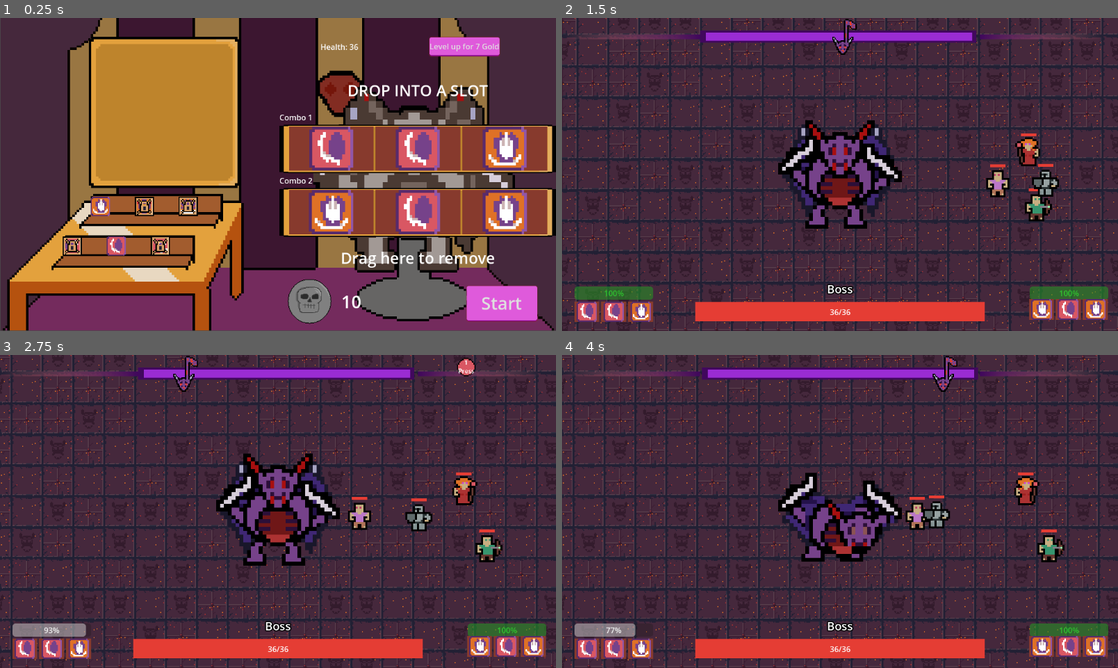
Above: before the commit, frames 1-4 (two rows, left to right).
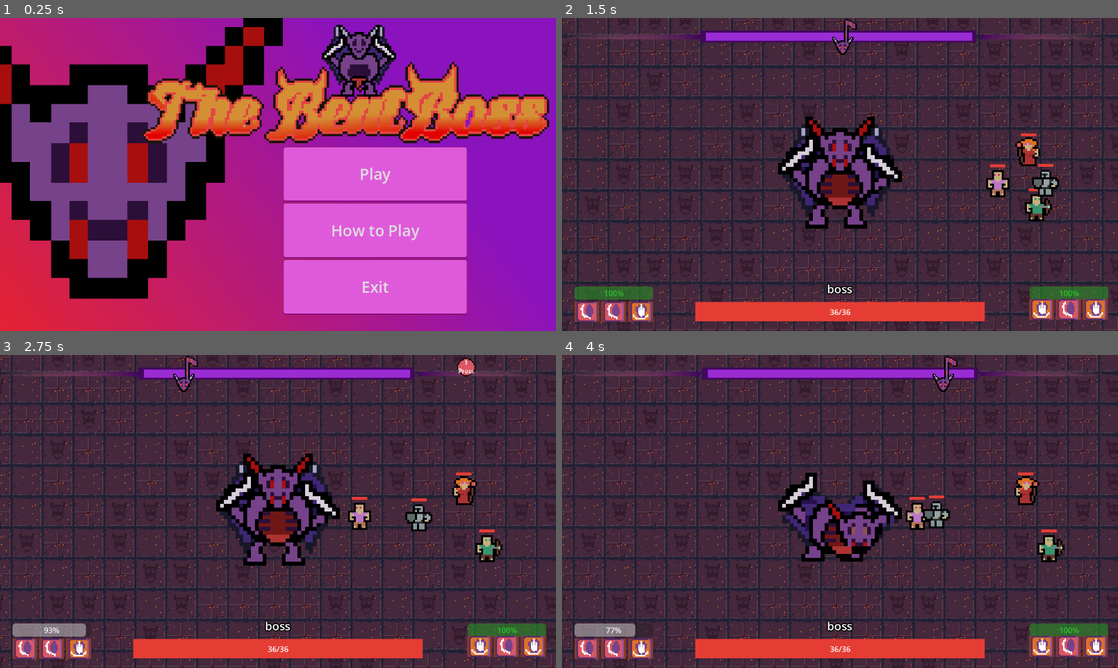
Above: after the commit, the same moments.

Repository: DevFTB/GMTK2023
Game: Godot game, scene res://menu.tscn
Same seed, same stepped clock (60 frames per second), same inputs: the game is played once before the commit and once after it. Before the commit the project starts from res://main.tscn.
Inputs (mouse positions are in pixels of both pictures, inside the frame that each line leads up to):
- Up to frame 1 (0.25 s): no input
- Up to frame 2 (1.5 s): click (934, 174) at 0.5 s, where only the run after the commit has a clickable "Play"; click "Start" at 1.25 s
- Up to frame 3 (2.75 s): tap Enter at 2 s; move the mouse to (400, 495) at 2.02 s; hold D (move_right) from 2.03 s (still down); hold Q (activate_combo_1) from 2.03 s (still down); click (400, 495) at 2.17 s
- Up to frame 4 (4 s): release D (move_right) at 2.75 s; release Q (activate_combo_1) at 2.75 s; drag from (728, 527) to (812, 574) at 2.77 s; move the mouse to (895, 442) at 3.52 s; press the mouse at (895, 442) at 3.53 s; hold D (move_right) from 3.53 s (still down)

The runs differ from the first frame. In frame 1, 98% of the frame differs, in the area x 0-100%, y 0-100%; in frame 2, 0.8%; in frame 3, less than 0.1%; in frame 4, less than 0.1%.

Commit message:
export fixes... the arrow

Diff:
--- a/entities/boss/Boss.gd
+++ b/entities/boss/Boss.gd
@@ -29,6 +29,7 @@
 
 func _ready():
 	names = generate_boss_names(50)
+	names = ["boss"]
 	boss_name = names[i_name]
 	boss_name_changed.emit(boss_name)
 	boss_health_changed.emit(health, boss_stats.get_health(), 0)
--- a/menu.tscn
+++ b/menu.tscn
@@ -119,6 +119,7 @@
 text = "Exit"
 
 [node name="HowToPlay" type="Control" parent="."]
+visible = false
 layout_mode = 1
 anchors_preset = 15
 anchor_right = 1.0
--- a/project.godot
+++ b/project.godot
@@ -11,7 +11,7 @@
 [application]
 
 config/name="GMTK2023"
-run/main_scene="res://main.tscn"
+run/main_scene="res://menu.tscn"
 config/features=PackedStringArray("4.1", "Forward Plus")
 config/icon="res://icon.svg"
 
Not shown, added: export_presets.cfg
